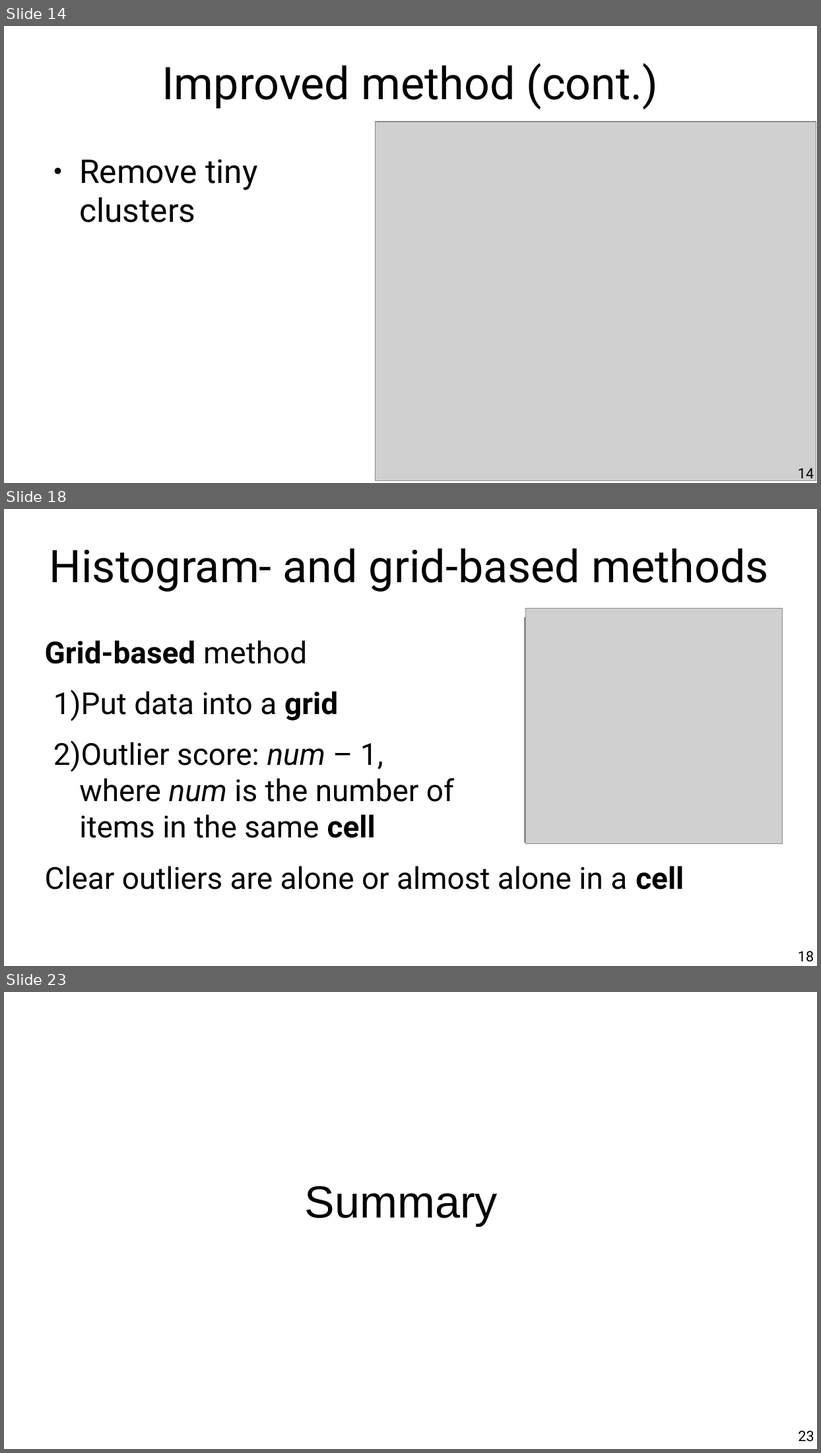
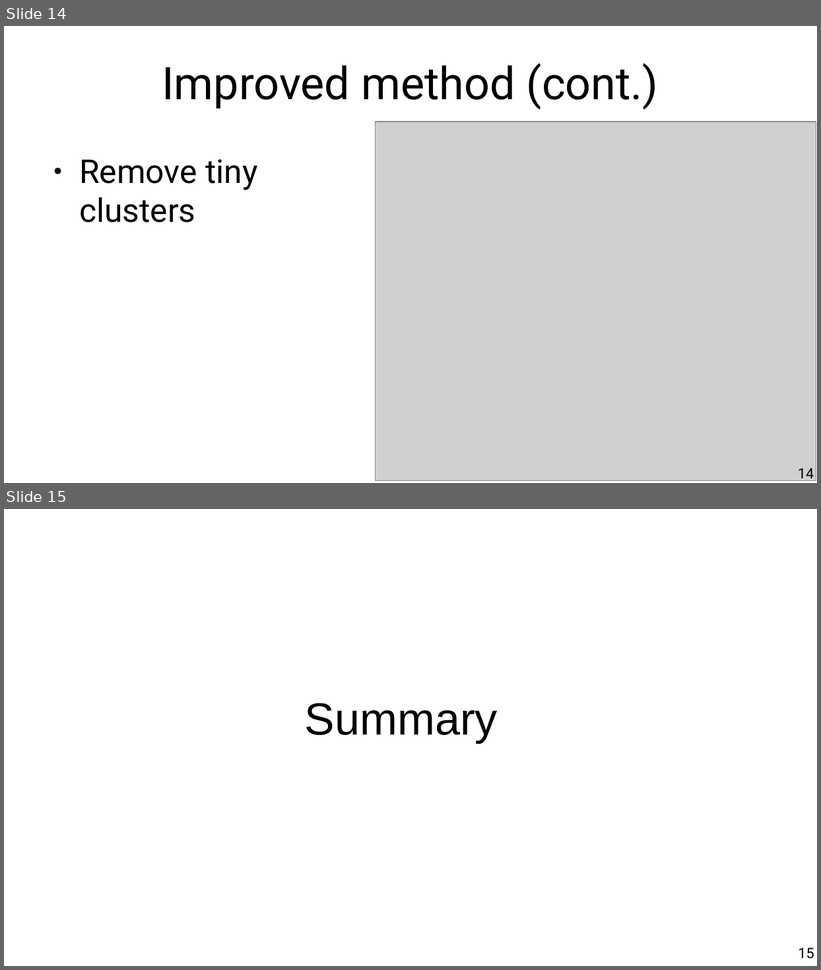
Before and after one commit to chatox/data-mining-course, a slide deck: theory/odp/tt20_outliers_probability_density.odp. Shown one above the other, each under a label of ours: slides 14, 18 and 23 before the commit, slides 14 and 15 after it; the slides between them are not shown. The pictures are 821x1453 and 821x970 pixels, drawn with LibreOffice and Linux fonts; fonts in the diff are those of the drawing; grey boxes stand for pictures. Boxes give left, top, right and bottom in pixels: in the first picture for what was removed or moved away, otherwise in the second. Text is boxed around its words. In the diff, an @@ line names an element or a change of style, - is before the commit and + after.

```diff
--- a/theory/odp/tt20_outliers_probability_density.odp
+++ b/theory/odp/tt20_outliers_probability_density.odp
@@ slide 18 removed at (x1=4, y1=509, x2=817, y2=966), background #FFFFFF @@
@@ title removed at (x1=50, y1=548, x2=769, y2=592) @@
-Histogram- and grid-based methods
@@ picture removed at (x1=525, y1=617, x2=778, y2=842) @@
@@ picture removed at (x1=525, y1=608, x2=782, y2=844) @@
@@ text removed at (x1=45, y1=640, x2=684, y2=890) @@
-Grid-based method
-1) Put data into a grid
-2) Outlier score: num – 1,
-   where num is the number of
-   items in the same cell
-Clear outliers are alone or almost alone in a cell
@@ page number removed at (x1=798, y1=951, x2=814, y2=962) @@
-18
@@ what was slide 23 is now slide 15 @@
@@ page number at (x1=798, y1=948, x2=814, y2=959): text changed @@
-23
+15
```
Also in this commit, not shown: 4 slides changed, 7 other slides removed, 2 other files.
